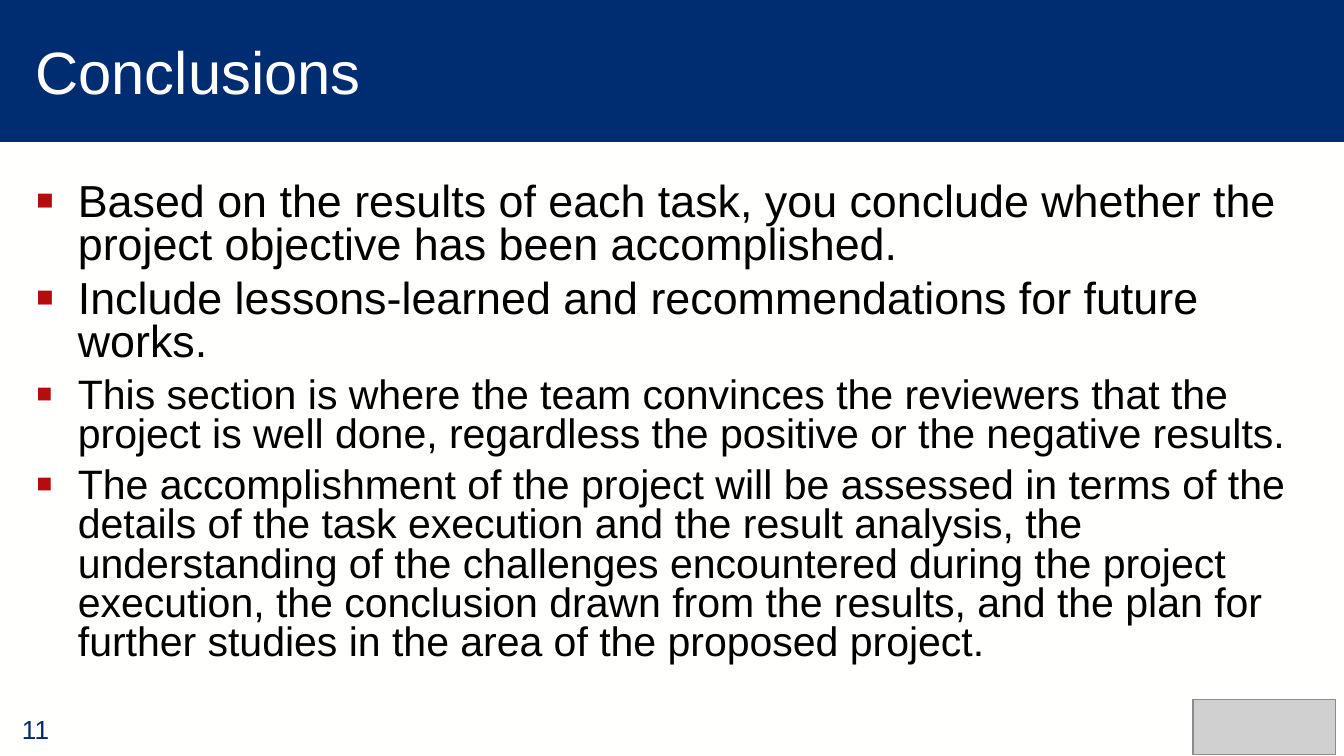
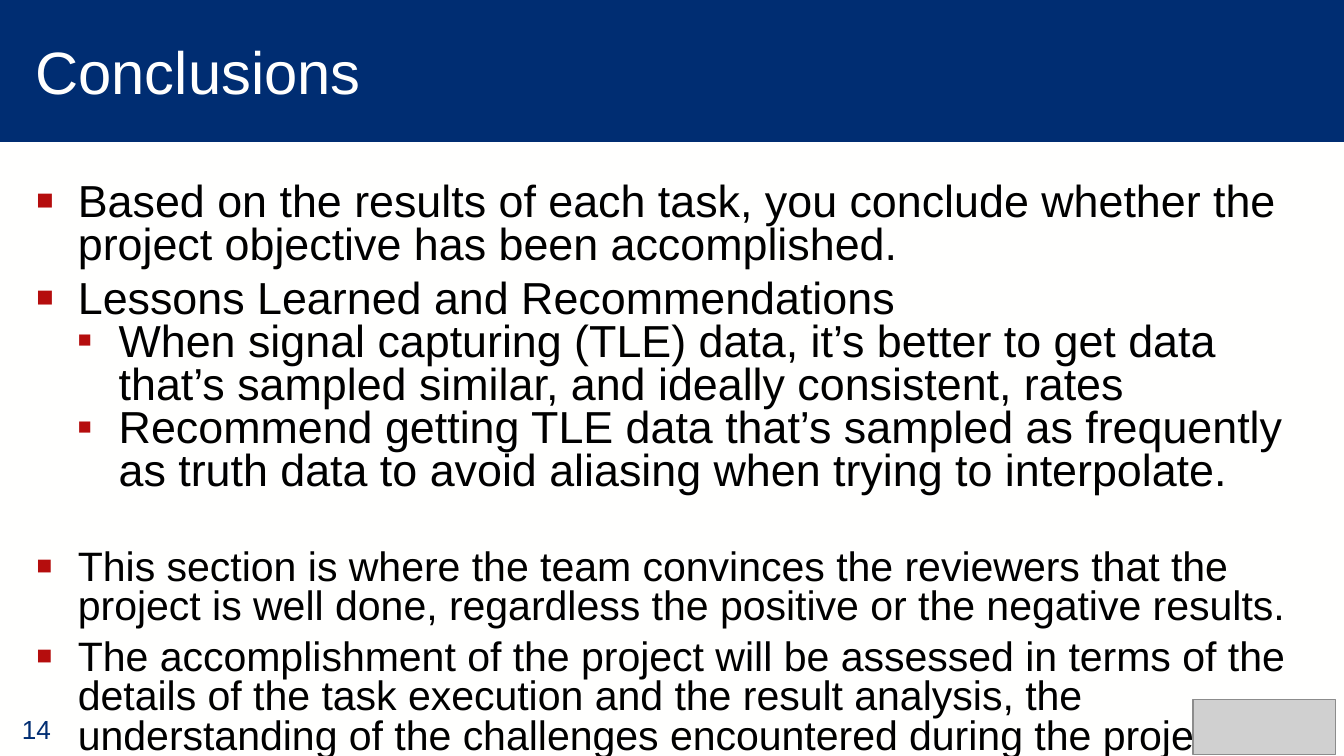
Before and after one commit to alec-briley/ML_SatelliteTracking, a slide deck: slide 14 of Final Project.pptx (slide 11 before the commit). Drawn at 1344x756 pixels with LibreOffice and Linux fonts; fonts in the diff are those of the drawing; grey boxes stand for pictures. Boxes give left, top, right and bottom in pixels: in the first picture for what was removed or moved away, otherwise in the second. Text is boxed around its words. In the diff, an @@ line names an element or a change of style, - is before the commit and + after.

```diff
--- a/Final Project.pptx
+++ b/Final Project.pptx
@@ text at <box>78,281,1282,495</box>: text changed @@
-▪ Include lessons-learned and recommendations for future works.
+▪ Lessons Learned and Recommendations
+  ▪ When signal capturing (TLE) data, it’s better to get data that’s sampled similar, and ideally consistent, rates
+  ▪ Recommend getting TLE data that’s sampled as frequently as truth data to avoid aliasing when trying to interpolate.
@@ page number at <box>22,721,51,739</box>: text changed @@
-11
+14
```
Also in this commit, not shown: 9 other slides changed, 4 slides added, 1 slide removed.
